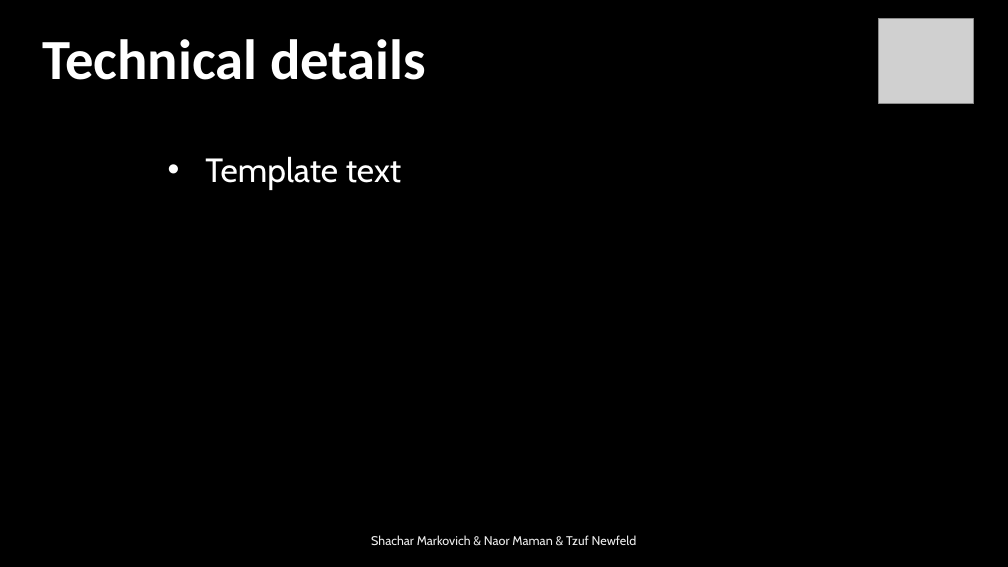
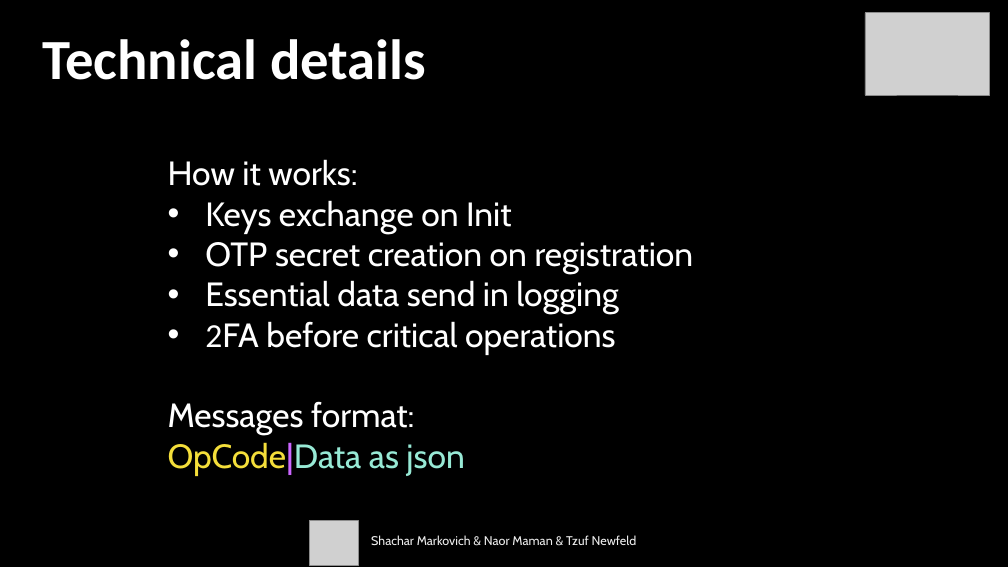
Before and after one commit to ShacharMarkovich/BankingSystem, a slide deck: slide 5 of מצגת.pptx (slide 7 before the commit). Drawn at 1008x567 pixels with LibreOffice and Linux fonts; fonts in the diff are those of the drawing; grey boxes stand for pictures; background and template pictures are left out. Boxes give left, top, right and bottom in pixels: in the first picture for what was removed or moved away, otherwise in the second. Text is boxed around its words. In the diff, an @@ line names an element or a change of style, - is before the commit and + after.

```diff
--- a/מצגת.pptx
+++ b/מצגת.pptx
@@ picture added at (865,13,990,95) @@
@@ text added at (168,159,694,476), 32 pt, text #FFFFFF @@
+How it works:
+• Keys exchange on Init
+• OTP secret creation on registration
+• Essential data send in logging
+• 2FA before critical operations
+Messages format:
+OpCode|Data as json
@@ text removed at (205,156,402,190) @@
-• Template text
@@ picture: place and size @@
-picture at (879,19,974,104)
+picture at (309,521,358,565)
```
Also in this commit, not shown: 7 other slides changed, 5 slides added, 2 slides removed.
